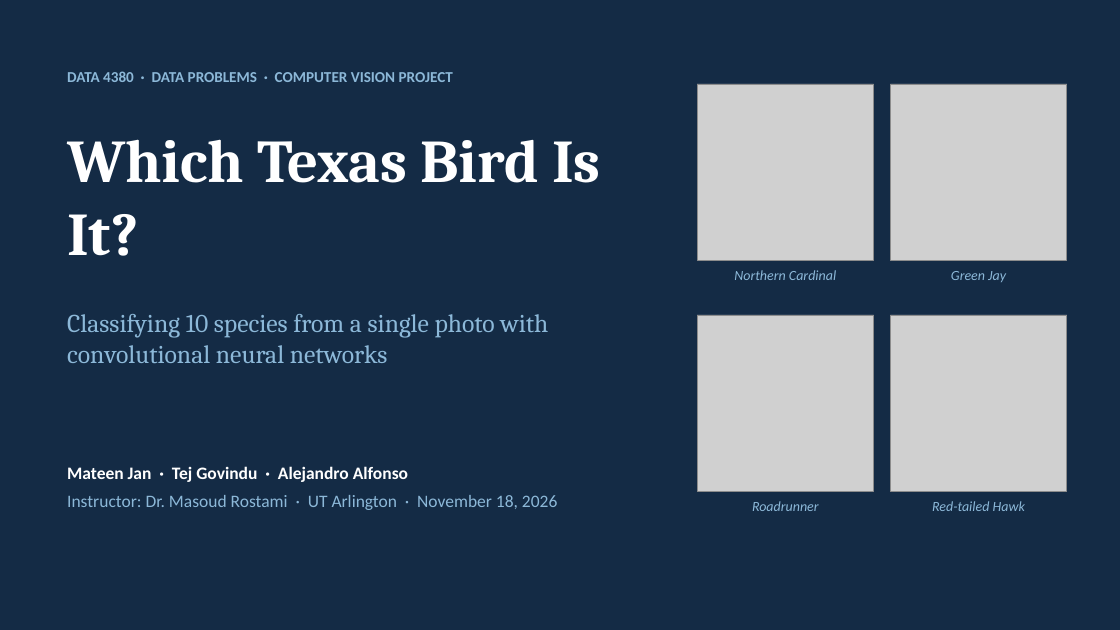
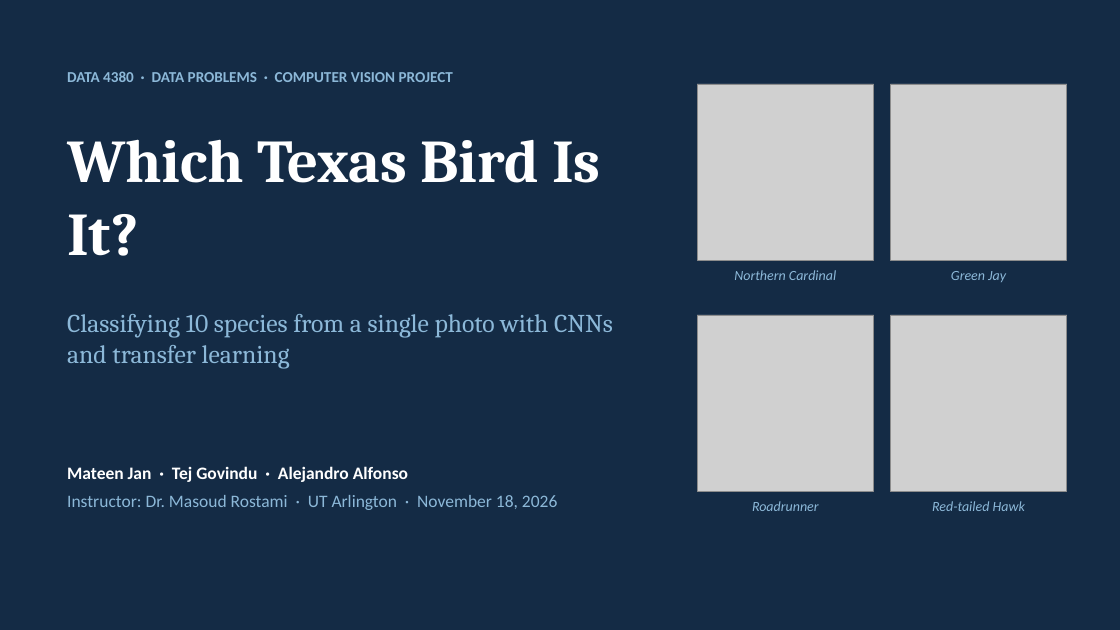
Before and after one commit to Mateen1367/BIRDS-PROJECT, a slide deck: slide 1 of reports/WhichTexasBird_Presentation.pptx. Drawn at 1120x630 pixels with LibreOffice and Linux fonts; fonts in the diff are those of the drawing; grey boxes stand for pictures. Boxes give left, top, right and bottom in pixels: in the first picture for what was removed or moved away, otherwise in the second. Text is boxed around its words. In the diff, an @@ line names an element or a change of style, - is before the commit and + after.

```diff
--- a/reports/WhichTexasBird_Presentation.pptx
+++ b/reports/WhichTexasBird_Presentation.pptx
@@ text at (x1=67, y1=314, x2=613, y2=368): text changed @@
-Classifying 10 species from a single photo with convolutional neural networks
+Classifying 10 species from a single photo with CNNs and transfer learning
```
Also in this commit, not shown: 3 other slides changed, 14 slides added, 18 slides removed, 16 other files.
